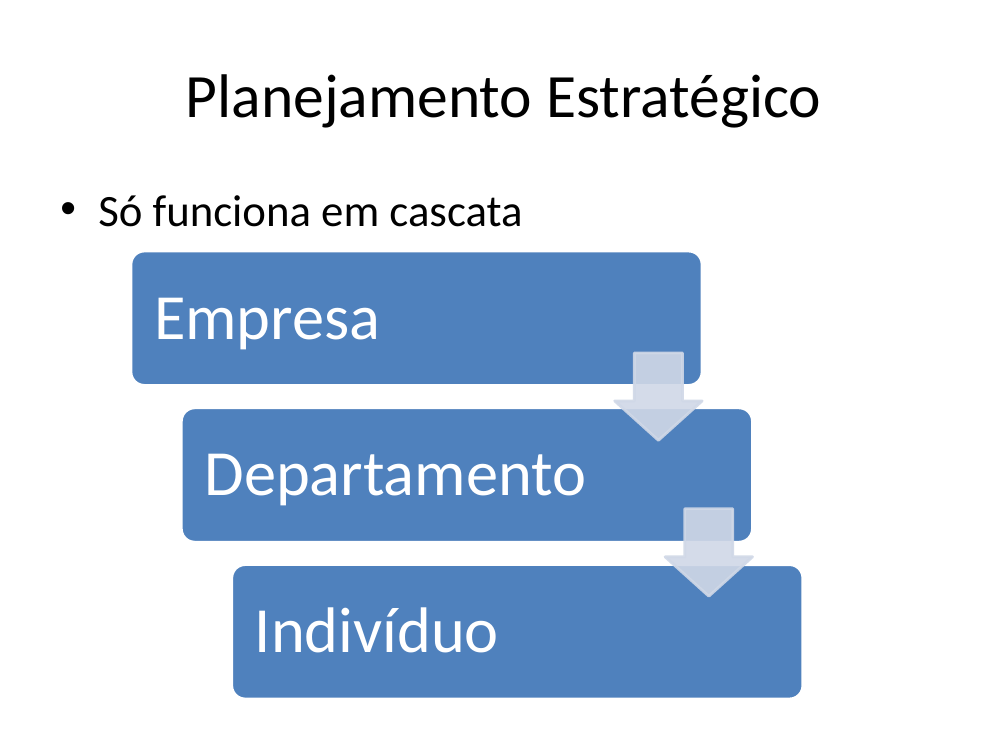
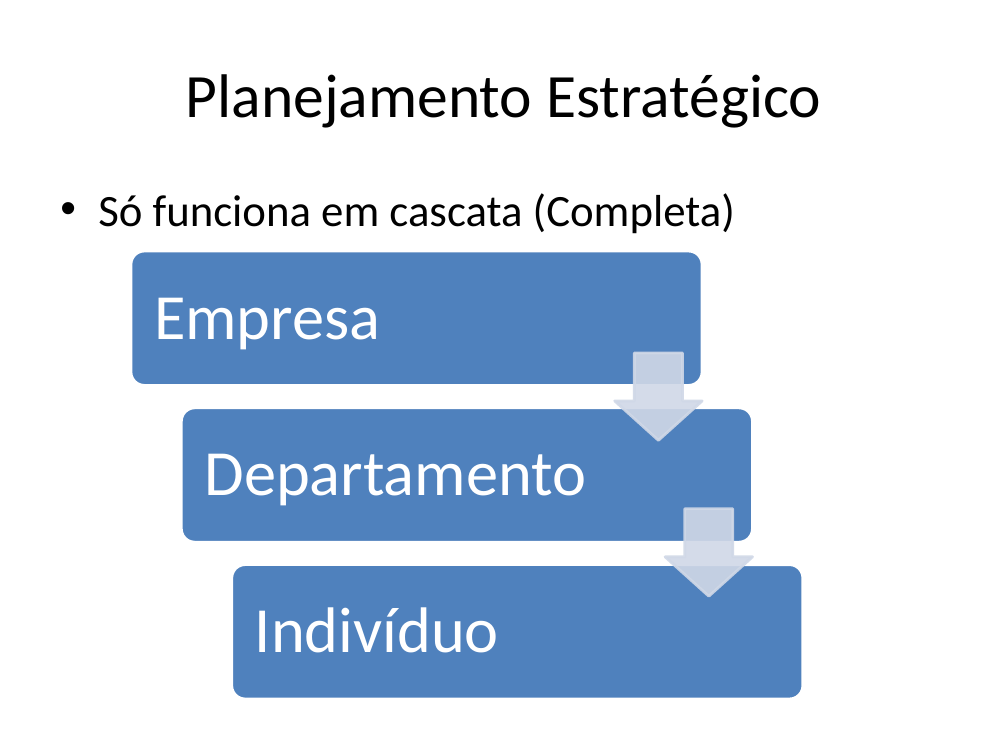
Before and after one commit to avelinoferreiragf/avelino, a slide deck: slide 15 of Gestao Estrategica TI/Estrategia Empresarial/Meu estudo.pptx (slide 13 before the commit). Drawn at 1008x756 pixels with LibreOffice and Linux fonts; fonts in the diff are those of the drawing. Boxes give left, top, right and bottom in pixels: in the first picture for what was removed or moved away, otherwise in the second. Text is boxed around its words. In the diff, an @@ line names an element or a change of style, - is before the commit and + after.

```diff
--- a/Gestao Estrategica TI/Estrategia Empresarial/Meu estudo.pptx
+++ b/Gestao Estrategica TI/Estrategia Empresarial/Meu estudo.pptx
@@ text at <box>98,193,735,234</box>: text changed @@
-• Só funciona em cascata
+• Só funciona em cascata (Completa)
```
Also in this commit, not shown: 9 other slides changed, 15 slides added, 11 other files.
